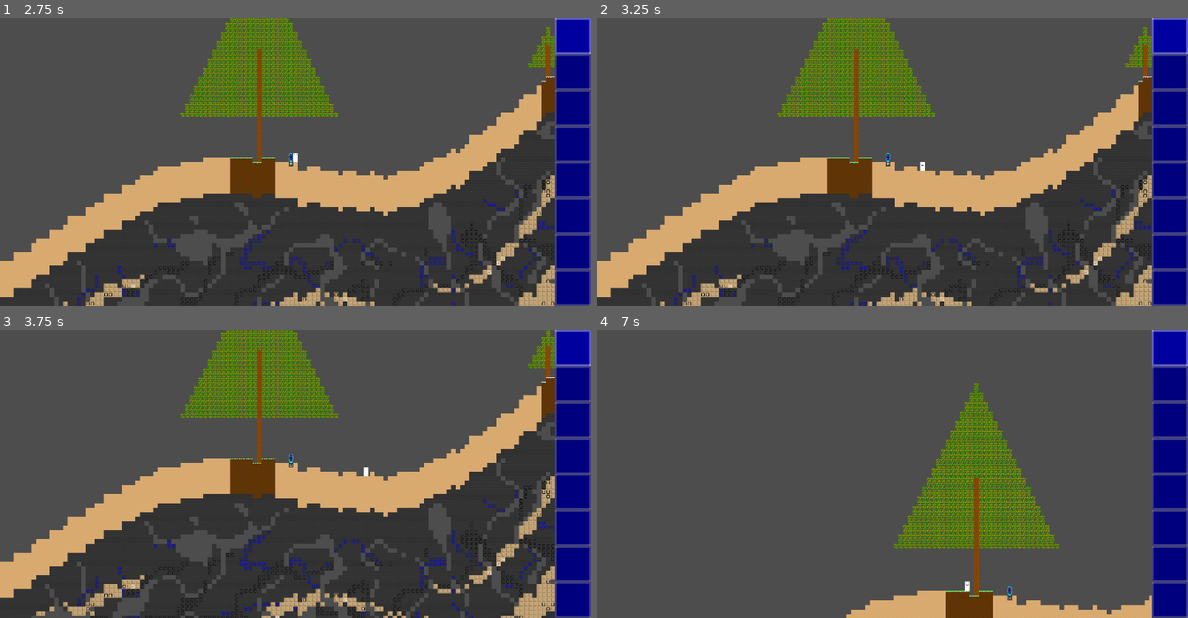
Above: before the commit, frames 1-4 (two rows, left to right).
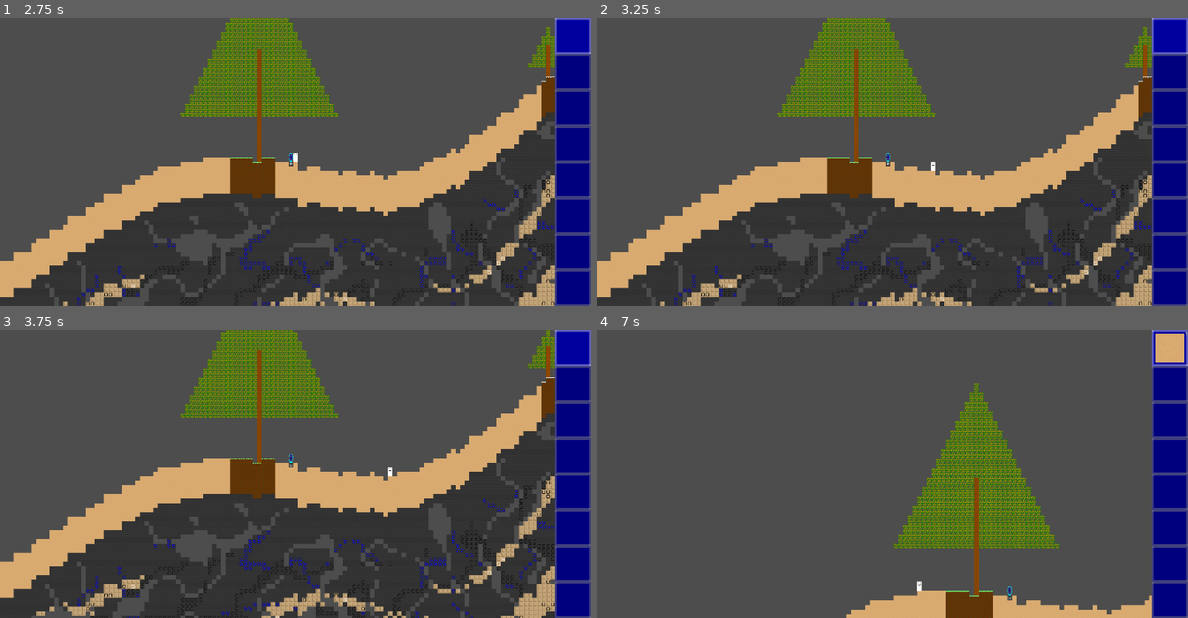
Above: after the commit, the same moments.

Repository: TwigGlenn4/BlockForge
Game: Godot game, scene res://scenes/GameScene/game_scene.tscn
Two runs of this game, one before a commit and one after it. Both use one fixed random seed, a clock stepped at 60 frames per second and the inputs below.
Inputs (mouse positions are in pixels of both pictures, inside the frame that each line leads up to):
- Up to frame 1 (2.75 s): click (573, 35) at 0.52 s; click (573, 35) at 1.27 s; click (573, 35) at 2.02 s
- Up to frame 2 (3.25 s): tap Enter (ui_accept) at 2.75, 3.02 s; move the mouse to (1022, 147) at 2.77 s; click (1022, 147) at 2.85 s
- Up to frame 3 (3.75 s): move the mouse to (177, 488) at 3.52 s; tap Down (camera_pan_down) at 3.6 s
- Up to frame 4 (7 s): tap Enter (ui_accept) at 3.77, 5.27, 6.02, 6.77 s; click (774, 488) at 3.8 s; move the mouse to (951, 410) at 4.27 s; hold Left (camera_pan_left) 4.28-5.03 s; click (951, 410) at 4.55 s; move the mouse to (862, 531) at 5.02 s; tap Right (camera_pan_right) at 5.1 s; click (862, 531) at 5.3 s; move the mouse to (1069, 517) at 5.77 s; hold Up (camera_pan_up) 5.78-6.53 s; click (1069, 517) at 6.05 s; move the mouse to (715, 430) at 6.52 s; tap = (camera_zoom_in) at 6.6 s; click (715, 430) at 6.8 s

Frame 1 is identical in both runs. In frame 2, less than 0.1% of the frame differs, in the area x 54-58%, y 50-54%; in frame 3, less than 0.1%; in frame 4, 0.6%, in the area x 54-100%, y 0-91%.

Commit message:
pathfinding is a part of Character using new Path class.

Diff:
--- a/classes/character.gd
+++ b/classes/character.gd
@@ -15,6 +15,9 @@
 var job_queue: Array[Job] = []
 var job_active: Job = Job.NONE
 
+## A Path object or null (no path)
+var _path_to_job: Path = null
+
 var stats = {
 	speed = 10.0 # Character speed in blocks per second.
 }
@@ -26,6 +29,9 @@
 
 
 func _process(delta):
+	if _path_to_job && target_pos == Vector2i(-1, -1):
+		target_pos = _path_to_job.next()
+
 	if target_pos != Vector2i(-1, -1):
 		var target_pixels: Vector2 = Helpers.wrapped_target_pixel(position.x, target_pos)
 		position = position.move_toward(
@@ -34,6 +40,13 @@
 		)
 		_wrap_world_x()
 
+	# update target_pos to next point on _path_to_job when reached
+	if _path_to_job && position == Helpers.wrapped_target_pixel(position.x, target_pos):
+		target_pos = _path_to_job.pop_next()
+	if _path_to_job && _path_to_job.size() <= 0:
+		_path_to_job = null
+
+
 	if inventory.contents_changed_check():
 		inventory_changed.emit()
 
@@ -60,8 +73,8 @@
 func _try_queue_next_job() -> void:
 	if (not job_queue.is_empty()) and job_active.type == Job.TYPE.NONE:
 		job_active = job_queue.pop_front()
-		target_pos = Vector2i(Helpers.wrap_block_x(int(job_active.pos.x)), int(job_active.pos.y))
-		print("Activating "+job_active._to_string())
+		_pathfind_to(job_active.pos)
+		print("[Character] Activating "+job_active._to_string())
 
 
 func add_job(job:Job) -> void:
@@ -70,7 +83,7 @@
 
 func _set_target_pos(block_pos:Vector2):
 	var goto_job = Job.new(Job.TYPE.GOTO, block_pos)
-	print("Prepending "+goto_job._to_string())
+	print("[Character] Prepending "+goto_job._to_string())
 	job_queue.push_front(goto_job)
 
 
@@ -96,30 +109,37 @@
 	position = Vector2(Helpers.pos_block_to_pixel(nearest_block)) # don't need to call _wrap_world_x() as the position in `nearest_block` is already wrapped
 	current_pos = nearest_block
 
-	if target_pos == job_active.pos or Vector2i(Helpers.wrap_block_x(int(job_active.pos.x)), int(job_active.pos.y)) == nearest_block:
-		if job_active.type == Job.TYPE.GOTO:
-			job_active = Job.NONE
-		elif job_active.type == Job.TYPE.BREAK:
-			_job_break(job_active)
-		elif job_active.type == Job.TYPE.PLACE:
-			_job_place(job_active)
-		elif job_active.type == Job.TYPE.CRAFT:
-			_job_craft(job_active)
-
-	target_pos = Vector2i(-1, -1)
+	if not _path_to_job: # pathing has finished
+		# var distance = target_pos.distance_squared_to(job_active.pos)
+		# print("[Character._process_jobs] distance_squared from active job: ", distance)
+
+		if current_pos == job_active.pos:
+			if job_active.type == Job.TYPE.GOTO:
+				job_active = Job.NONE
+			elif job_active.type == Job.TYPE.BREAK:
+				_job_break(job_active)
+			elif job_active.type == Job.TYPE.PLACE:
+				_job_place(job_active)
+			elif job_active.type == Job.TYPE.CRAFT:
+				_job_craft(job_active)
+			target_pos = Vector2i(-1, -1)
+
+		else:
+			print("[Character._process_jobs] pathfind didn't leave me exactly at job pos, nocliping to job pos: ", job_active)
+			target_pos = job_active.pos
 
 
 func _job_break(job) -> void:
 	var tile: DataTile = GameScene.world.get_tile_v(job.pos)
 	if tile == Tiles.AIR:
-		print("Tried to break air at ", str(job.pos), ", character at ", str(current_pos))
+		print("[Character] Tried to break air at ", str(job.pos), ", character at ", str(current_pos))
 		job_active = Job.NONE
 		return
 	else:
 		inventory.add_items(tile.drops, 1)
 		# TODO: drop items if inventory full
 		GameScene.world.place_tile_v(job.pos, Tiles.AIR)
-		print("broke tile ", tile, " at ", job.pos)
+		print("[Character] broke tile ", tile, " at ", job.pos)
 	job_active = Job.NONE
 	return
 
@@ -235,3 +255,25 @@
 
 func drop_items(item_name: String, count: int = 1) -> void:
 	print("[Character:drop_items()] NOT IMPLEMENTED Dropped %d %s" % [count, item_name])
+
+
+## Pathfind to the destination. Return true if pathfinding was successful
+func _pathfind_to(destination: Vector2i) -> bool:
+	if _path_to_job && _path_to_job.front() == destination:
+		print("[Character]._pathfind_to() already pathing to destination.")
+		return true
+
+	if WorldConfig.superman():
+		print("[Character] Superman Pathing to ", destination)
+		_path_to_job = Path.new()
+		_path_to_job.add_point(destination)
+		return true
+	print("[Character] Pathfinding from %s to %s." % [current_pos, destination])
+	_path_to_job = Pathfinding.navigate(current_pos, destination)
+	target_pos = Vector2i(-1, -1)
+
+	if _path_to_job.size() <= 0: # if path is length 0, null it to avoid calling .destionation() on an empty path
+		print("[Character] Pathfinding created null path")
+		_path_to_job = null
+
+	return _path_to_job != null
--- a/classes/interacter.gd
+++ b/classes/interacter.gd
@@ -108,7 +108,8 @@
 		# print("[interactor.gd] open inventory")
 		print(GameScene.selected_character.inventory)
 
-
+## Try to interact with a block. Returns true if the block is interactable, or the tile can be broken, or a tile can be placed.
+## False should cause a goto job
 func _input_block_interact(block_pos: Vector2i) -> bool:
 	var tile: DataTile = GameScene.world.get_tile_v(block_pos)
 	if tile == null:
@@ -117,16 +118,15 @@
 		_tile_interacion(block_pos, tile)
 		return true
 	elif tile != Tiles.AIR:
-		# Superman: dig/walk straight to the block. Normal mode: fall through to surface/tree pathfinding.
-		if WorldConfig.superman():
-			var job: Job = Job.new(Job.TYPE.BREAK, block_pos)
-			GameScene.selected_character.add_job(job)
-			return true
-		return false
+		print("[Interactor] Creating BREAK Job.")
+		var job: Job = Job.new(Job.TYPE.BREAK, block_pos)
+		GameScene.selected_character.add_job(job)
+		return true
 	else:
 		var held_item_stack: ItemStack = GameScene.inventory_ui.get_held_item_stack()
 		if held_item_stack:
 			print("[Interacter] Held item is " + str(held_item_stack) + ", item string is " + str(held_item_stack.get_item()))
+			print("[Interactor] Creating PLACE Job.")
 			var job: Job = Job.new(Job.TYPE.PLACE, block_pos, str(held_item_stack.get_item()))
 			GameScene.selected_character.add_job(job)
 			return true
@@ -152,46 +152,48 @@
 		var click_pos:Vector2 = get_global_mouse_position()
 
 		var block_pos:Vector2i = Helpers.pos_pixel_to_block(click_pos)
-		print("Clicked at "+str(block_pos))
+		print("[Interactor] Clicked at "+str(block_pos))
 
 		if not _input_block_interact(block_pos):
-
-			# ===== PATHFIND GENERAL
-			var start:Vector2i = GameScene.selected_character.current_pos
-			var end:Vector2i = Vector2i(Helpers.wrap_block_x(block_pos.x), block_pos.y)
-
-			print("\nstart -> end ",str(start)," -> ",str(end))
-
-			# Superman: fly/walk straight to the clicked cell (no surface follow / tree path)
-			if WorldConfig.superman():
-				GameScene.selected_character.job_queue.clear()
-				GameScene.selected_character.job_active = Job.NONE
-				GameScene.selected_character.add_job(Job.new(Job.TYPE.GOTO, end))
-				print("path finished (superman direct)")
-			else:
-				GameScene.selected_character.job_queue.clear()
-				GameScene.selected_character.job_active = Job.NONE
-				var dig_pos: Vector2i = end
-				var dig_tile: DataTile = GameScene.world.get_tile_v(dig_pos)
-				var want_dig: bool = (
-					dig_tile != null
-					and dig_tile != Tiles.AIR
-					and not dig_tile.interactable
-				)
-				var is_tree_click: bool = want_dig and Pathfinding.is_tree_tile(dig_pos)
-				# Surface destinations stand in air above ground (not when targeting a tree)
-				if not is_tree_click and not Pathfinding.is_in_tree(end):
-					var surface_y: int = GameScene.world.get_surface(end.x)
-					if surface_y >= 0:
-						end.y = surface_y + 1
-				var arrived: Vector2i = Pathfinding.navigate_to(GameScene.selected_character, start, end)
-				# After navigating: dig trees, or near-surface blocks (not deep underground shortcuts)
-				if want_dig:
-					var near_surface: bool = abs(dig_pos.y - arrived.y) <= 2
-					if is_tree_click or near_surface:
-						GameScene.selected_character.add_job(Job.new(Job.TYPE.BREAK, dig_pos))
-				print("path finished")
-			# ===== END PATHFIND GENERAL
+			print("[Interactor] Creating GOTO Job.")
+
+			var job: Job = Job.new(Job.TYPE.GOTO, block_pos)
+			GameScene.selected_character.add_job(job)
+
+
+			# TODO: Re-implement this nearby-job logic in Pathfinding
+			# # ===== PATHFIND GENERAL
+			# var start:Vector2i = GameScene.selected_character.current_pos
+			# var end:Vector2i = Vector2i(Helpers.wrap_block_x(block_pos.x), block_pos.y)
+
+			# print("\nstart -> end ",str(start)," -> ",str(end))
+
+			# # Superman: fly/walk straight to the clicked cell (no surface follow / tree path)
+			# if WorldConfig.superman():
+			# 	GameScene.selected_character.add_job(Job.new(Job.TYPE.GOTO, end))
+			# 	print("path finished (superman direct)")
+			# else:
+			# 	var dig_pos: Vector2i = end
+			# 	var dig_tile: DataTile = GameScene.world.get_tile_v(dig_pos)
+			# 	var want_dig: bool = (
+			# 		dig_tile != null
+			# 		and dig_tile != Tiles.AIR
+			# 		and not dig_tile.interactable
+			# 	)
+			# 	var is_tree_click: bool = want_dig and Pathfinding.is_tree_tile(dig_pos)
+			# 	# Surface destinations stand in air above ground (not when targeting a tree)
+			# 	if not is_tree_click and not Pathfinding.is_in_tree(end):
+			# 		var surface_y: int = GameScene.world.get_surface(end.x)
+			# 		if surface_y >= 0:
+			# 			end.y = surface_y + 1
+			# 	# var arrived: Vector2i = Pathfinding.navigate_to(GameScene.selected_character, start, end)
+			# 	# After navigating: dig trees, or near-surface blocks (not deep underground shortcuts)
+			# 	if want_dig:
+			# 		var near_surface: bool = abs(dig_pos.y - end.y) <= 2
+			# 		if is_tree_click or near_surface:
+			# 			GameScene.selected_character.add_job(Job.new(Job.TYPE.BREAK, dig_pos))
+			# 	print("path finished")
+			# # ===== END PATHFIND GENERAL
 
 func _tile_interacion(block_pos: Vector2i, tile: DataTile) -> void:
 	match tile.interactable:
--- /dev/null
+++ b/classes/path.gd
@@ -0,0 +1,43 @@
+## Stores points along a path and handles the array management.
+class_name Path
+
+## Front of array is start, end of array is destination
+var _points: Array[Vector2i]
+## Points to the first Vector2i in the path
+var _start_idx: int
+## Points to the index of where a new point will reside
+var _end_idx: int
+
+func _init() -> void:
+    _points.resize(10)
+    _start_idx = 0
+    _end_idx = 0
+
+## Get the number of points in the path
+func size() -> int:
+    return _end_idx - _start_idx
+
+## Get the next point in the path
+func next() -> Vector2i:
+    return _points.get(_start_idx)
+
+## Get and remove the next point in the path. This does not actually rearrange the array and therefore does not have a significant performance hit.
+func pop_next() -> Vector2i:
+    var next_point: Vector2i = _points.get(_start_idx)
+    _start_idx += 1
+    return next_point
+
+func destination() -> Vector2i:
+    return _points.get(_end_idx-1)
+
+func add_point(new_point: Vector2i) -> void:
+    if _points.size() <= _end_idx: # extend _points array in increments of 10
+        _points.resize(_points.size()+10)
+    _points.set(_end_idx, new_point)
+    _end_idx += 1
+
+func as_array() -> Array[Vector2i]:
+    return _points.slice(_start_idx, _end_idx)
+
+func _to_string() -> String:
+    return "Path: " + str(as_array())
--- a/classes/pathfinding.gd
+++ b/classes/pathfinding.gd
@@ -22,18 +22,18 @@
 
 
 ## Move onto a neighboring tree cell if `pos` itself is air beside the tree.
-static func _step_onto_tree(character: Node, pos: Vector2i) -> Vector2i:
+static func _step_onto_tree(path: Path, pos: Vector2i) -> Vector2i:
 	if is_tree_tile(pos):
 		return pos
 	for d in [Vector2i(0, -1), Vector2i(0, 1), Vector2i(1, 0), Vector2i(-1, 0)]:
 		var n := Vector2i(Helpers.wrap_block_x(pos.x + d.x), pos.y + d.y)
 		if is_tree_tile(n):
-			character.add_job(Job.new(Job.TYPE.GOTO, n))
+			path.add_point(n)
 			return n
 	return pos
 
 
-static func surface_path(character: Node, from: Vector2i, dest: Vector2i) -> void:
+static func surface_path(path: Path, from: Vector2i, dest: Vector2i) -> void:
 	print("surface_path ", str(from), " ", str(dest))
 	# Must already be near ground — never use this to leave a tree/canopy
 	var here: Vector2i = from
@@ -46,7 +46,7 @@
 			# Only step down to stand if already at/near surface (caller must climb first)
 			if here.y <= sy0 + 2:
 				here = stand0
-				character.add_job(Job.new(Job.TYPE.GOTO, here))
+				path.add_point(here)
 			else:
 				push_warning("[Pathfinding] surface_path called from elevated y=%d; climb_down first" % here.y)
 	var dx: int = sign(dest_x - here.x)
@@ -63,7 +63,7 @@
 		if y < 0:
 			continue
 		here.y = y + 1 # stand in air above surface
-		character.add_job(Job.new(Job.TYPE.GOTO, here))
+		path.add_point(here)
 
 
 static func g3_range(a: int, b: int):
@@ -94,11 +94,11 @@
 	return true
 
 
-static func _emit_axis_jobs(character: Node, cells: Array[Vector2i], from: Vector2i) -> void:
+static func _emit_axis_jobs(path: Path, cells: Array[Vector2i], from: Vector2i) -> void:
 	for cell in cells:
 		if cell == from:
 			continue
-		character.add_job(Job.new(Job.TYPE.GOTO, cell))
+		path.add_point(cell)
 
 
 static func _axis_tree_cells(from: Vector2i, to: Vector2i, horizontal_first: bool) -> Array[Vector2i]:
@@ -121,14 +121,14 @@
 
 
 ## Demi-direct: HV or VH through tree tiles only (no air). False if neither L works.
-static func try_tree_connected_path(character: Node, from: Vector2i, to: Vector2i) -> bool:
+static func try_tree_connected_path(path: Path, from: Vector2i, to: Vector2i) -> bool:
 	if from == to:
 		return true
 	if _axis_tree_clear(from, to, true):
-		_emit_axis_jobs(character, _axis_tree_cells(from, to, true), from)
+		_emit_axis_jobs(path, _axis_tree_cells(from, to, true), from)
 		return true
 	if _axis_tree_clear(from, to, false):
-		_emit_axis_jobs(character, _axis_tree_cells(from, to, false), from)
+		_emit_axis_jobs(path, _axis_tree_cells(from, to, false), from)
 		return true
 	return false
 
@@ -164,7 +164,7 @@
 
 
 ## Greedy crawl down through tree tiles; drop only when no tree step remains.
-static func climb_down_to_ground(character: Node, from: Vector2i) -> Vector2i:
+static func climb_down_to_ground(path: Path, from: Vector2i) -> Vector2i:
 	var here: Vector2i = from
 	var base: Vector2i = find_tree_base(from)
 	var guard: int = 256
@@ -174,7 +174,7 @@
 		var below := Vector2i(here.x, here.y - 1)
 		if is_tree_tile(below):
 			here = below
-			character.add_job(Job.new(Job.TYPE.GOTO, here))
+			path.add_point(here)
 			continue
 		# 2) Sidestep toward trunk base on this row (stay in canopy/trunk)
 		var moved := false
@@ -183,7 +183,7 @@
 			var side := Vector2i(Helpers.wrap_block_x(here.x + step), here.y)
 			if is_tree_tile(side):
 				here = side
-				character.add_job(Job.new(Job.TYPE.GOTO, here))
+				path.add_point(here)
 				moved = true
 		if moved:
 			continue
@@ -193,7 +193,7 @@
 			if not is_tree_tile(side2):
 				continue
 			here = side2
-			character.add_job(Job.new(Job.TYPE.GOTO, here))
+			path.add_point(here)
 			moved = true
 			break
 		if moved:
@@ -202,7 +202,7 @@
 
 	# Finish with axis path to base if still in tree and connected by L
 	if base.x >= 0 and here != base and is_tree_tile(here):
-		if try_tree_connected_path(character, here, base):
+		if try_tree_connected_path(path, here, base):
 			return base
 
 	if base.x >= 0 and here == base:
@@ -216,16 +216,22 @@
 	# Last resort: drop only if still above ground and no further tree crawl
 	if sy >= 0 and here.y > sy + 1:
 		var ground := Vector2i(Helpers.wrap_block_x(here.x), sy + 1)
-		character.add_job(Job.new(Job.TYPE.GOTO, ground))
+		path.add_point(ground)
 		return ground
 	return here
 
 
 ## Non-superman move: tree↔tree prefers connected L; else down → surface → up.
-static func navigate_to(character: Node, start: Vector2i, end: Vector2i) -> Vector2i:
+static func navigate(start: Vector2i, end: Vector2i) -> Path:
+	var path := Path.new()
+
+	if start == end:
+		path.add_point(end)
+		return path
+
 	# current_pos is often air beside leaves — treat as in-tree and step onto wood first
 	if is_in_tree(start):
-		start = _step_onto_tree(character, start)
+		start = _step_onto_tree(path, start)
 	if is_in_tree(end) and not is_tree_tile(end):
 		# Clicked air next to tree destination — aim at the tree cell
 		for d in [Vector2i(0, -1), Vector2i(0, 1), Vector2i(1, 0), Vector2i(-1, 0)]:
@@ -238,28 +244,27 @@
 	var end_tree: bool = is_tree_tile(end)
 
 	if start_tree and end_tree:
-		if try_tree_connected_path(character, start, end):
-			return end
-		var ground: Vector2i = climb_down_to_ground(character, start)
+		if try_tree_connected_path(path, start, end):
+			return path
+		var ground: Vector2i = climb_down_to_ground(path, start)
 		var base_e: Vector2i = find_tree_base(end)
 		if base_e.x < 0:
 			base_e = end
-		surface_path(character, ground, base_e)
-		try_tree_connected_path(character, base_e, end)
-		return end
+		surface_path(path, ground, base_e)
+		try_tree_connected_path(path, base_e, end)
+		return path
 
 	if start_tree and not end_tree:
-		var ground2: Vector2i = climb_down_to_ground(character, start)
-		surface_path(character, ground2, end)
-		return end
-
+		var ground2: Vector2i = climb_down_to_ground(path, start)
+		surface_path(path, ground2, end)
+		return path
 	if not start_tree and end_tree:
 		var base_e2: Vector2i = find_tree_base(end)
 		if base_e2.x < 0:
 			base_e2 = end
-		surface_path(character, start, base_e2)
-		try_tree_connected_path(character, base_e2, end)
-		return end
-
-	surface_path(character, start, end)
-	return end
+		surface_path(path, start, base_e2)
+		try_tree_connected_path(path, base_e2, end)
+		return path
+
+	surface_path(path, start, end)
+	return path
Not shown, added: classes/path.gd.uid
